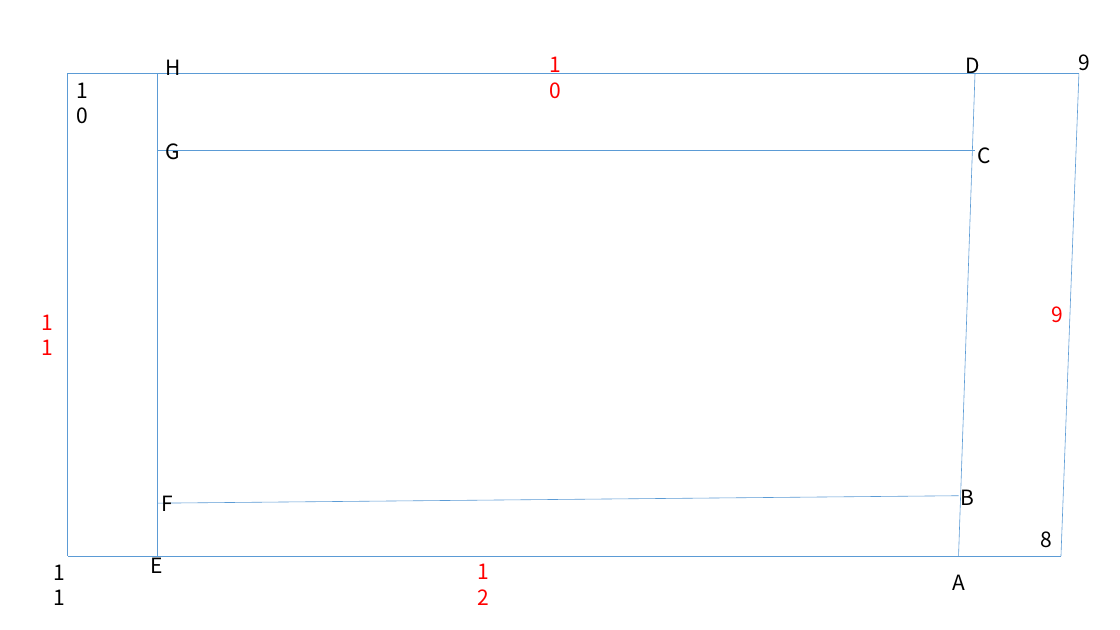
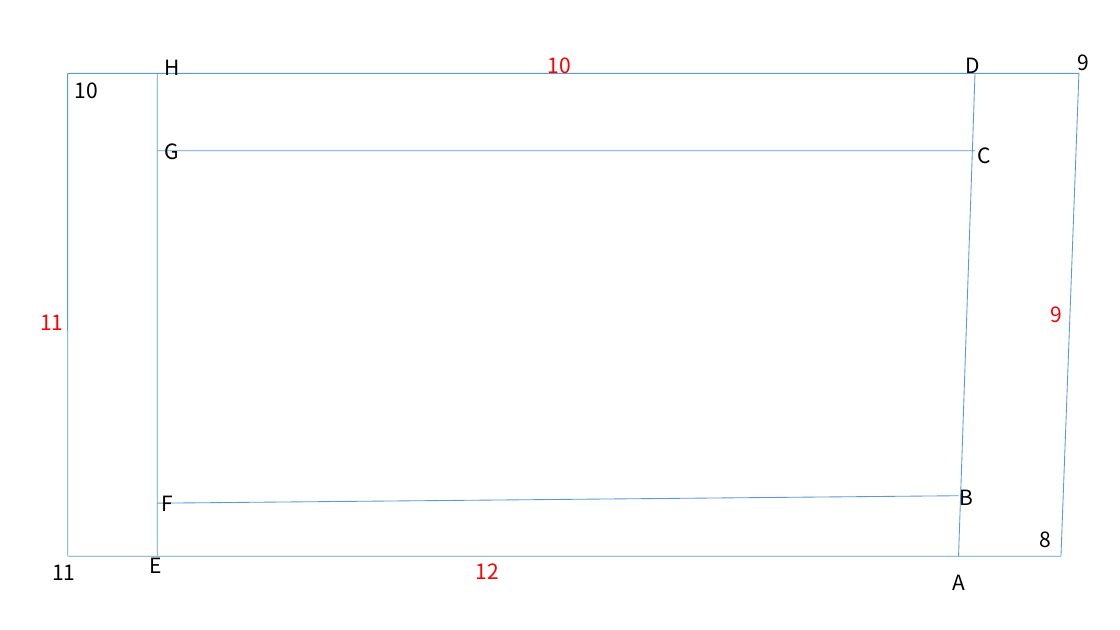
Before and after one commit to gaoak/Mesh2D, a slide deck: slide 2 of meshdivision.pptx (slide 4 before the commit). Drawn at 1120x630 pixels with LibreOffice and Linux fonts; fonts in the diff are those of the drawing. Boxes give left, top, right and bottom in pixels: in the first picture for what was removed or moved away, otherwise in the second. Text is boxed around its words. In the diff, an @@ line names an element or a change of style, - is before the commit and + after.

Commit message:
update pptx

```diff
--- a/meshdivision.pptx
+++ b/meshdivision.pptx
@@ 3 texts moved together from (x1=45, y1=48, x2=975, y2=589) to (x1=52, y1=57, x2=974, y2=580) @@
@@ text "10" rewrapped from (x1=69, y1=73, x2=108, y2=107) to (x1=75, y1=82, x2=98, y2=99) @@
@@ line (68, 73) - (68, 556): stroke #5B9BD5 0.5 pt to #5B9BD5 0.75 pt @@
@@ line (68, 73) - (1079, 73): stroke #5B9BD5 0.5 pt to #5B9BD5 0.75 pt @@
@@ line (157, 73) - (157, 556): stroke #5B9BD5 0.5 pt to #5B9BD5 0.75 pt @@
@@ line (975, 73) - (959, 556): stroke #5B9BD5 0.5 pt to #5B9BD5 0.75 pt @@
@@ line (1061, 556) - (1079, 73): stroke #5B9BD5 0.5 pt to #5B9BD5 0.75 pt @@
@@ line (157, 150) - (975, 150): stroke #5B9BD5 0.5 pt to #5B9BD5 0.75 pt @@
@@ text "11" rewrapped from (x1=34, y1=305, x2=73, y2=339) to (x1=40, y1=314, x2=63, y2=330) @@
@@ line (157, 503) - (959, 496): stroke #5B9BD5 0.5 pt to #5B9BD5 0.75 pt @@
@@ line (69, 556) - (1061, 556): stroke #5B9BD5 0.5 pt to #5B9BD5 0.75 pt @@
@@ text "12" rewrapped from (x1=470, y1=555, x2=509, y2=589) to (x1=476, y1=563, x2=499, y2=579) @@
```
Also in this commit, not shown: 1 other slide changed, 2 slides removed.
